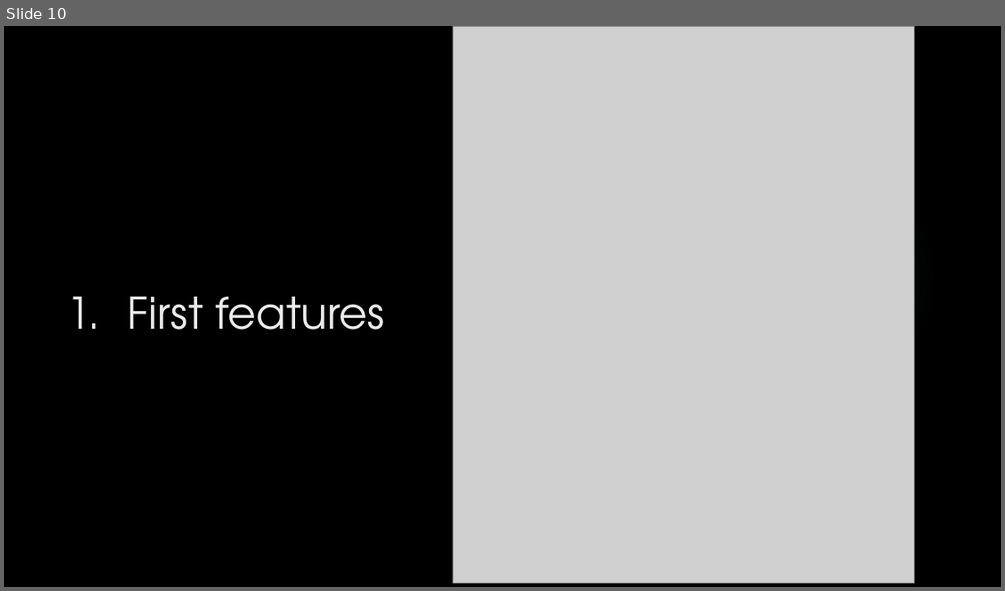
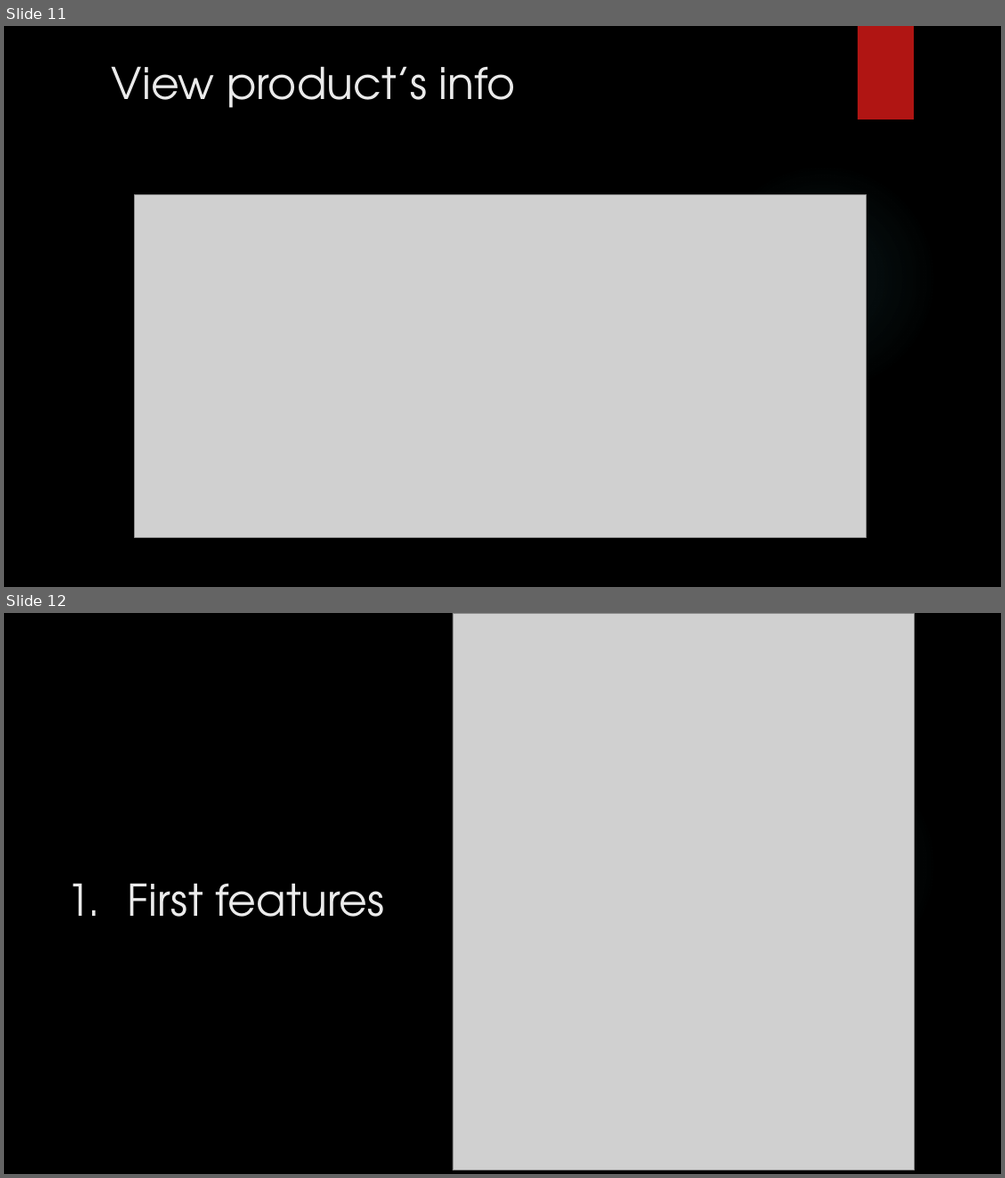
Before and after one commit to WebProj2017/Application1, a slide deck: WebPresentation-1st.pptx. Shown one above the other, each under a label of ours: slide 10 before the commit, slides 11 and 12 after it. The pictures are 1005x591 and 1005x1178 pixels, drawn with LibreOffice and Linux fonts; fonts in the diff are those of the drawing; grey boxes stand for pictures; background and template pictures are left out. Boxes give left, top, right and bottom in pixels: in the first picture for what was removed or moved away, otherwise in the second. Text is boxed around its words. In the diff, an @@ line names an element or a change of style, - is before the commit and + after.

```diff
--- a/WebPresentation-1st.pptx
+++ b/WebPresentation-1st.pptx
@@ slide 11 added at [4,26,1001,587], background picture (left out); not listed: 2 template elements that a slide beside it also shows @@
@@ title added at [112,66,516,108], 42 pt, text #EBEBEB @@
+View product’s info
@@ picture added at [135,194,866,538] @@
@@ what was slide 10 is now slide 12 @@
```
Also in this commit, not shown: 1 slide changed, 1 other slide added, 1 other file.
